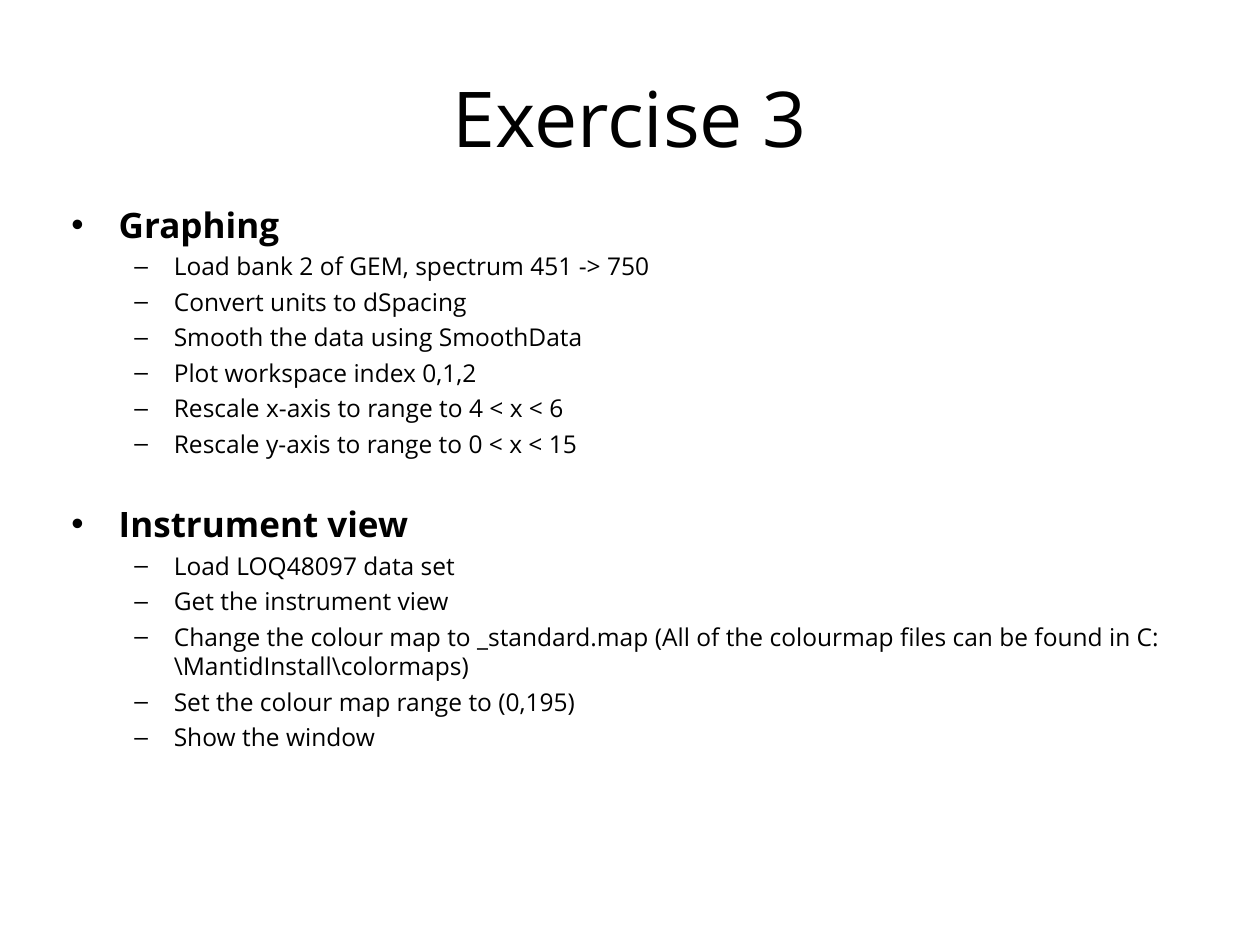
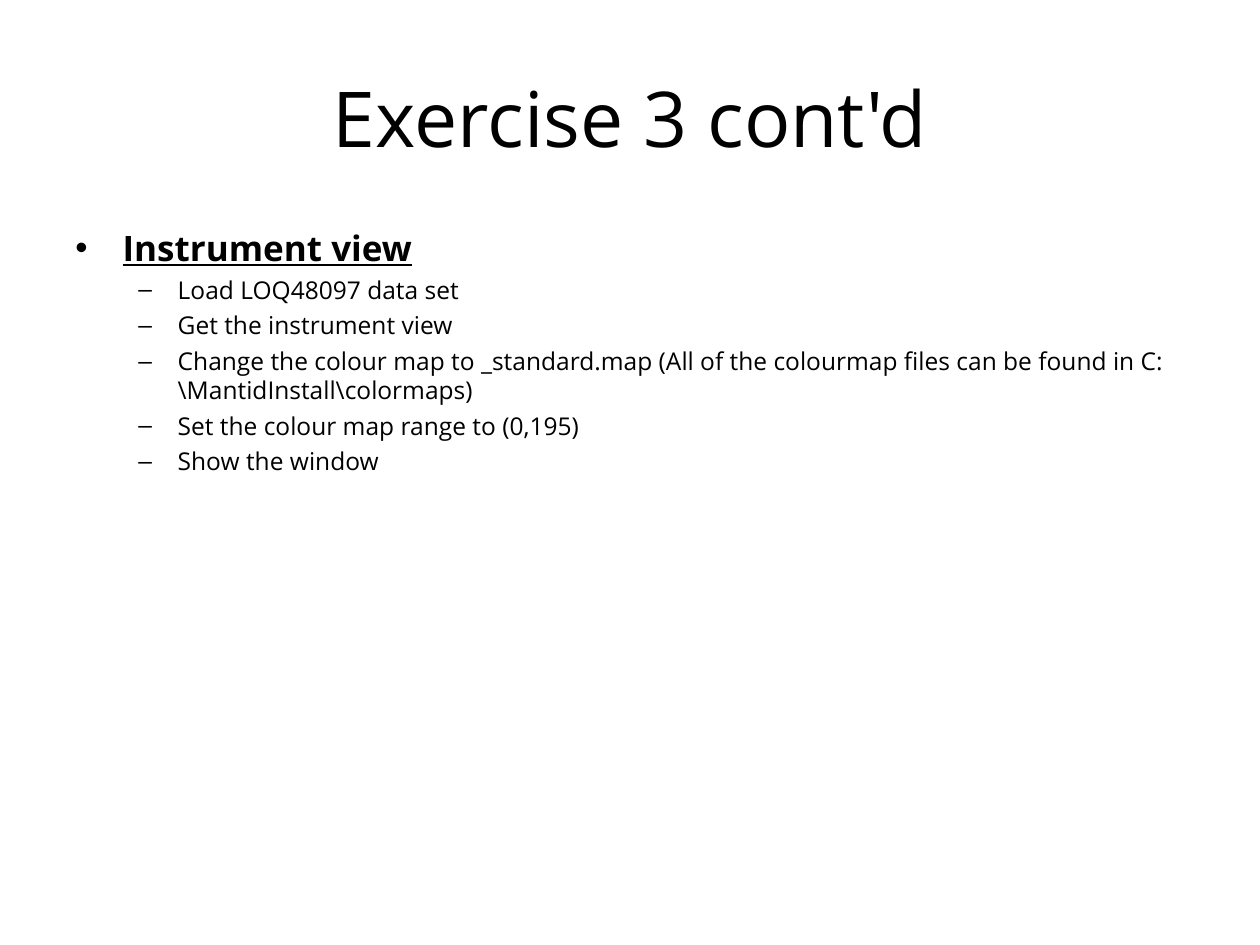
Before and after one commit to mantidproject/documents, a slide deck: slide 25 of Presentations/Python training course/Python in Mantid.ppt (slide 24 before the commit). Drawn at 1260x945 pixels with LibreOffice and Linux fonts; fonts in the diff are those of the drawing; background and template pictures are left out. Boxes give left, top, right and bottom in pixels: in the first picture for what was removed or moved away, otherwise in the second. Text is boxed around its words. In the diff, an @@ line names an element or a change of style, - is before the commit and + after.

Commit message:
Update Python in Mantid training.

```diff
--- a/Presentations/Python training course/Python in Mantid.ppt
+++ b/Presentations/Python training course/Python in Mantid.ppt
@@ title at [333, 88, 927, 148]: text changed @@
-Exercise 3
+Exercise 3 cont'd
@@ text "Instrument view": place and size @@
-text "Instrument view" at [119, 211, 1159, 747]
+text "Instrument view" at [123, 234, 1163, 471]
@@ text at [119, 211, 649, 459]: paragraphs removed @@
-• Graphing
-  – Load bank 2 of GEM, spectrum 451 -> 750
-  – Convert units to dSpacing
-  – Smooth the data using SmoothData
-  – Plot workspace index 0,1,2
-  – Rescale x-axis to range to 4 < x < 6
-  – Rescale y-axis to range to 0 < x < 15
@@ text at [123, 234, 412, 266]: underline on in "Instrument view" @@
```
Also in this commit, not shown: 8 other slides changed, 6 slides added, 1 slide removed.
